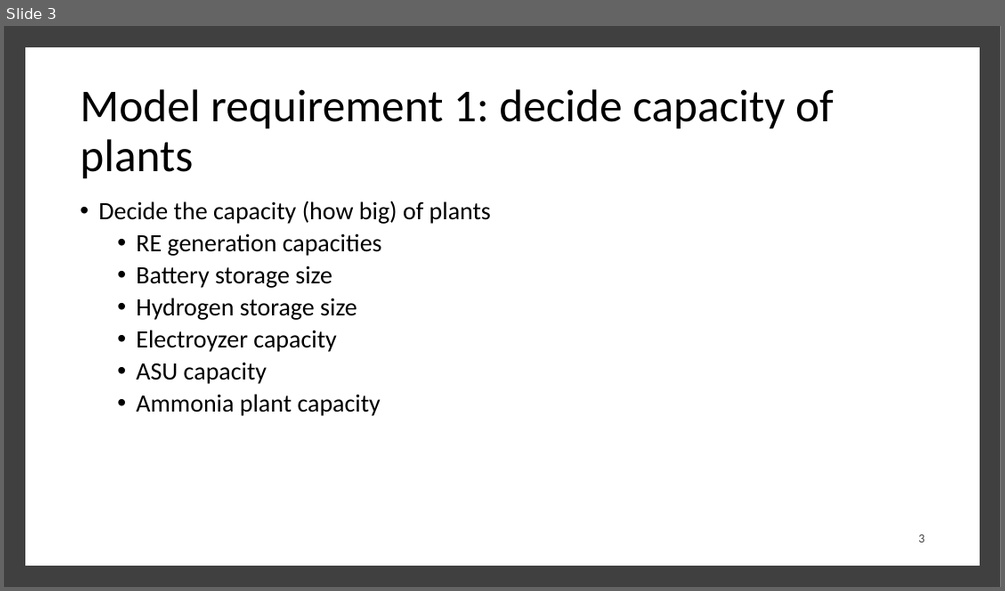
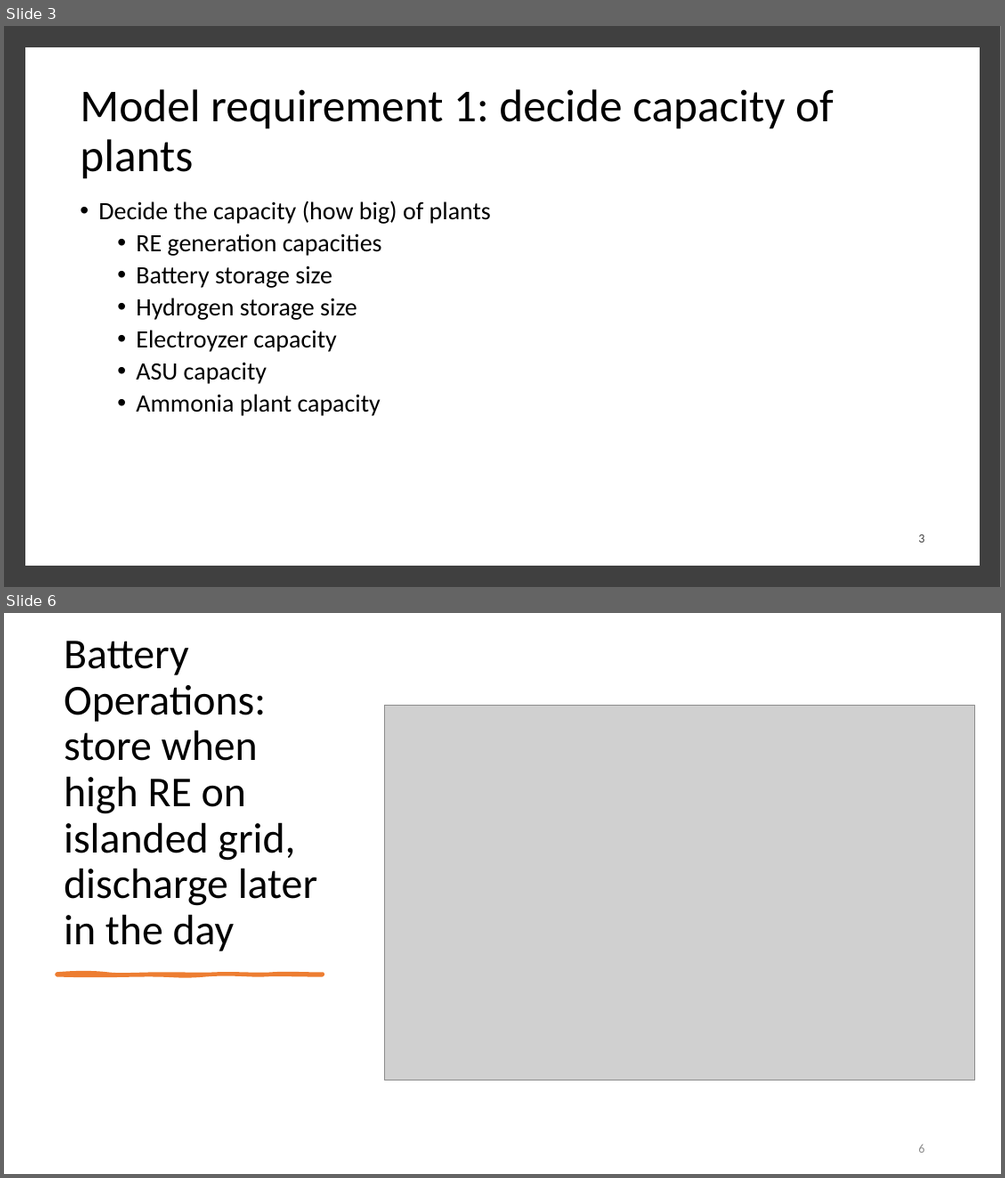
Before and after one commit to julflore000/KAUST, a slide deck: presentations/5_22 Work Review.pptx. Shown one above the other, each under a label of ours: slide 3 before the commit, slides 3 and 6 after it; the slides between them are not shown. The pictures are 1005x591 and 1005x1178 pixels, drawn with LibreOffice and Linux fonts; fonts in the diff are those of the drawing; grey boxes stand for pictures. Boxes give left, top, right and bottom in pixels: in the first picture for what was removed or moved away, otherwise in the second. Text is boxed around its words. In the diff, an @@ line names an element or a change of style, - is before the commit and + after.

```diff
--- a/presentations/5_22 Work Review.pptx
+++ b/presentations/5_22 Work Review.pptx
@@ slide 6 added at (x1=4, y1=613, x2=1001, y2=1174), background #FFFFFF @@
@@ title added at (x1=64, y1=685, x2=317, y2=951), 41 pt, text #000000 @@
+Battery Operations: store when high RE on islanded grid, discharge later in the day
@@ picture added at (x1=385, y1=705, x2=975, y2=1079) @@
@@ freeform shape added at (x1=57, y1=973, x2=323, y2=975), fill #ED7D31, outline #ED7D31 3 pt @@
@@ page number added at (x1=918, y1=1144, x2=924, y2=1152), 12 pt, text #8C8C8C @@
+6
```
Also in this commit, not shown: 2 slides changed, 4 other slides added, 1 slide removed, 12 other files.
